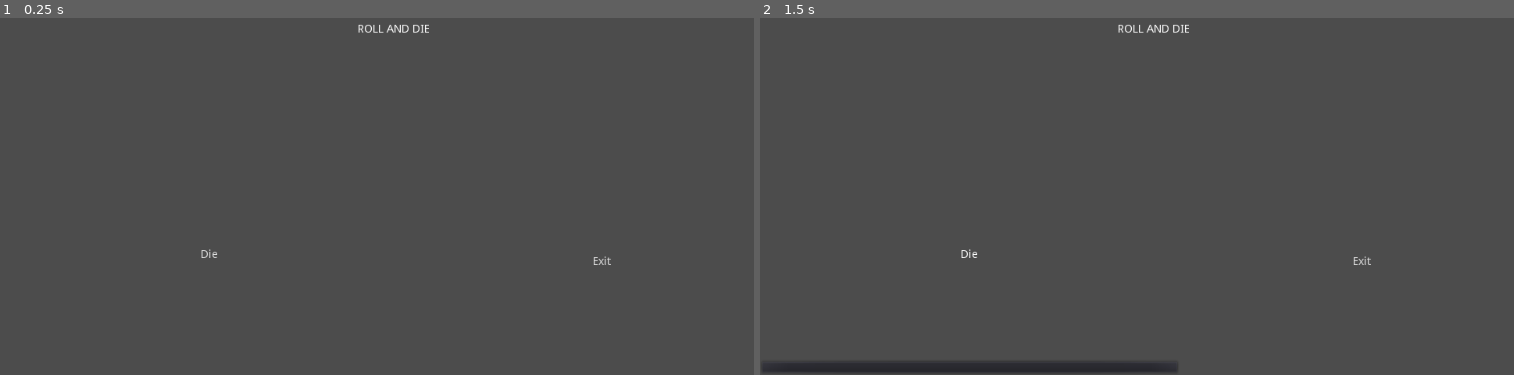
Above: before the commit, frames 1-2 (left to right).
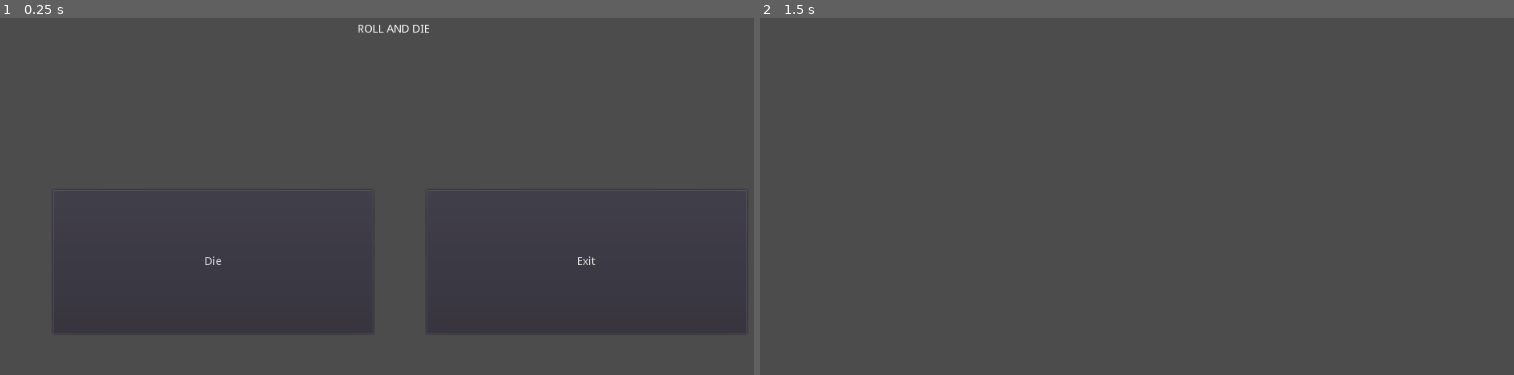
Above: after the commit, the same moments.

Repository: thejanjan/gmtk-2022
Game: Godot game, scene res://game/core/Title.tscn
Two runs of this game, one before a commit and one after it. Both use one fixed random seed, a clock stepped at 60 frames per second and the inputs below. This scene is started directly instead of the project's main scene.
Inputs (mouse positions are in pixels of both pictures, inside the frame that each line leads up to):
- Up to frame 1 (0.25 s): no input
- Up to frame 2 (1.5 s): click "Die" at 0.5 s; click (971, 253) at 1.25 s, where only the run before the commit has a clickable "Die"

The runs differ from the first frame. In frame 1, 0.1% of the frame differs, in the area x 26-82%, y 64-70%; in frame 2, 1.5%, in the area x 0-82%, y 1-100%.

Commit message:
programmed start menu buttons

Diff:
--- /dev/null
+++ b/game/core/Title.gd
@@ -0,0 +1,27 @@
+extends Control
+
+
+# Declare member variables here. Examples:
+# var a = 2
+# var b = "text"
+
+
+# Called when the node enters the scene tree for the first time.
+func _ready():
+	pass # Replace with function body.
+
+
+# Called every frame. 'delta' is the elapsed time since the previous frame.
+#func _process(delta):
+#	pass
+
+
+func _on_ButtonPlay_pressed():
+	$GameTitle.hide()
+	$ButtonPlay.hide()
+	$ButtonExit.hide()
+	emit_signal("start_game")
+
+
+func _on_ButtonExit_pressed():
+	get_tree().quit()
--- a/game/core/Title.tscn
+++ b/game/core/Title.tscn
@@ -1,10 +1,13 @@
-[gd_scene format=2]
+[gd_scene load_steps=2 format=2]
 
-[node name="Control" type="Control"]
+[ext_resource path="res://game/core/Title.gd" type="Script" id=1]
+
+[node name="Title" type="Control"]
 anchor_right = 1.0
 anchor_bottom = 1.0
+script = ExtResource( 1 )
 
-[node name="RichTextLabel" type="RichTextLabel" parent="."]
+[node name="GameTitle" type="RichTextLabel" parent="."]
 anchor_left = 0.5
 anchor_right = 0.5
 margin_left = -54.0
@@ -13,20 +16,25 @@
 margin_bottom = 168.0
 text = "ROLL AND DIE"
 
-[node name="ButtonPlay" type="MenuButton" parent="."]
+[node name="ButtonPlay" type="Button" parent="."]
 anchor_top = 1.0
 anchor_bottom = 1.0
-margin_top = -308.0
-margin_right = 537.0
+margin_left = 68.0
+margin_top = -237.0
+margin_right = 478.0
+margin_bottom = -53.0
 text = "Die"
 
-[node name="ButtonExit" type="MenuButton" parent="."]
+[node name="ButtonExit" type="Button" parent="."]
 anchor_left = 1.0
 anchor_top = 1.0
 anchor_right = 1.0
 anchor_bottom = 1.0
-margin_left = -459.0
+margin_left = -478.0
 margin_top = -237.0
-margin_right = -48.0
+margin_right = -68.0
 margin_bottom = -53.0
 text = "Exit"
+
+[connection signal="pressed" from="ButtonPlay" to="." method="_on_ButtonPlay_pressed"]
+[connection signal="pressed" from="ButtonExit" to="." method="_on_ButtonExit_pressed"]
